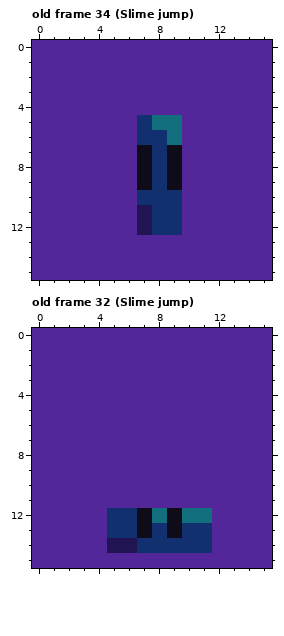
Edited in one commit: pixel-art file (gfx/objects.aseprite). The picture above is the old version.
16x16 pixels, 65 frames. Shown: old frame 34 (Slime jump), old frame 32 (Slime jump). The commit also changed other frames, which this record leaves out.
After:
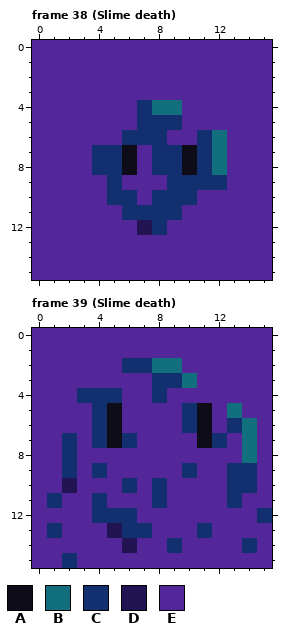
Palette (. is transparent): A #0e0c19  B #126f7e  C #122f70  D #221452  E #53269a
A new or re-ordered frame is compared with the old frame closest to it.
From the commit log: Add slime death animation
Diff:
frames 65 -> 70
--- frame 38 (Slime death) is new; against old frame 34 (Slime jump), layer "Character"
@@ x 0..15 @@
  3 EEEEEEEEEEEEEEEE
- 4 EEEEEEEEEEEEEEEE
- 5 EEEEEEECBBEEEEEE
- 6 EEEEEEECCBEEEEEE
- 7 EEEEEEEACAEEEEEE
- 8 EEEEEEEACAEEEEEE
- 9 EEEEEEEACAEEEEEE
-10 EEEEEEECCCEEEEEE
-11 EEEEEEEDCCEEEEEE
-12 EEEEEEEDCCEEEEEE
+ 4 EEEEEEECBBEEEEEE
+ 5 EEEEEEECCCEEEEEE
+ 6 EEEEEECCCEECBEEE
+ 7 EEEECCAECCACBEEE
+ 8 EEEECCAECCACBEEE
+ 9 EEEEECEEECCCCEEE
+10 EEEEECCECCCEEEEE
+11 EEEEEECCCCEEEEEE
+12 EEEEEEEDCEEEEEEE
 13 EEEEEEEEEEEEEEEE
--- frame 39 (Slime death) is new; against old frame 32 (Slime jump), layer "Character"
@@ x 0..15 @@
  1 EEEEEEEEEEEEEEEE
- 2 EEEEEEEEEEEEEEEE
- 3 EEEEEEEEEEEEEEEE
- 4 EEEEEEEEEEEEEEEE
- 5 EEEEEEEEEEEEEEEE
- 6 EEEEEEEEEEEEEEEE
- 7 EEEEEEEEEEEEEEEE
- 8 EEEEEEEEEEEEEEEE
- 9 EEEEEEEEEEEEEEEE
-10 EEEEEEEEEEEEEEEE
-11 EEEEEEEEEEEEEEEE
-12 EEEEECCABABBEEEE
-13 EEEEECCACACCEEEE
-14 EEEEEDDCCCCCEEEE
-15 EEEEEEEEEEEEEEEE
+ 2 EEEEEECCBBEEEEEE
+ 3 EEEEEEEECCBEEEEE
+ 4 EEECCCEECEEEEEEE
+ 5 EEEECAEEEECAEBEE
+ 6 EEEECAEEEECAECBE
+ 7 EECECACEEEEACEBE
+ 8 EECEEEEEEEEEEEBE
+ 9 EECECEEEEECEECCE
+10 EEDEEECECEEEECCE
+11 ECEECEEECEEEECEE
+12 EEEECCCEEEEEEEEC
+13 ECEEEDCCEEECEEEE
+14 EEEEEEDEECEEEECE
+15 EECEEEEEEEEEEEEE
